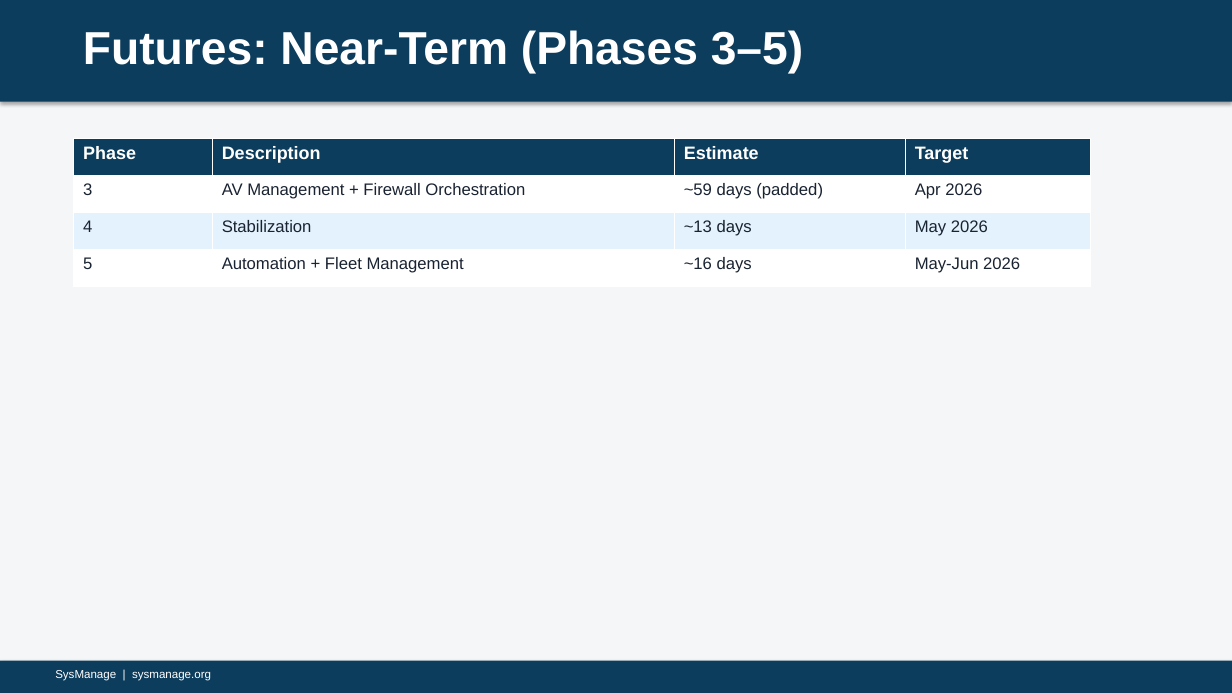
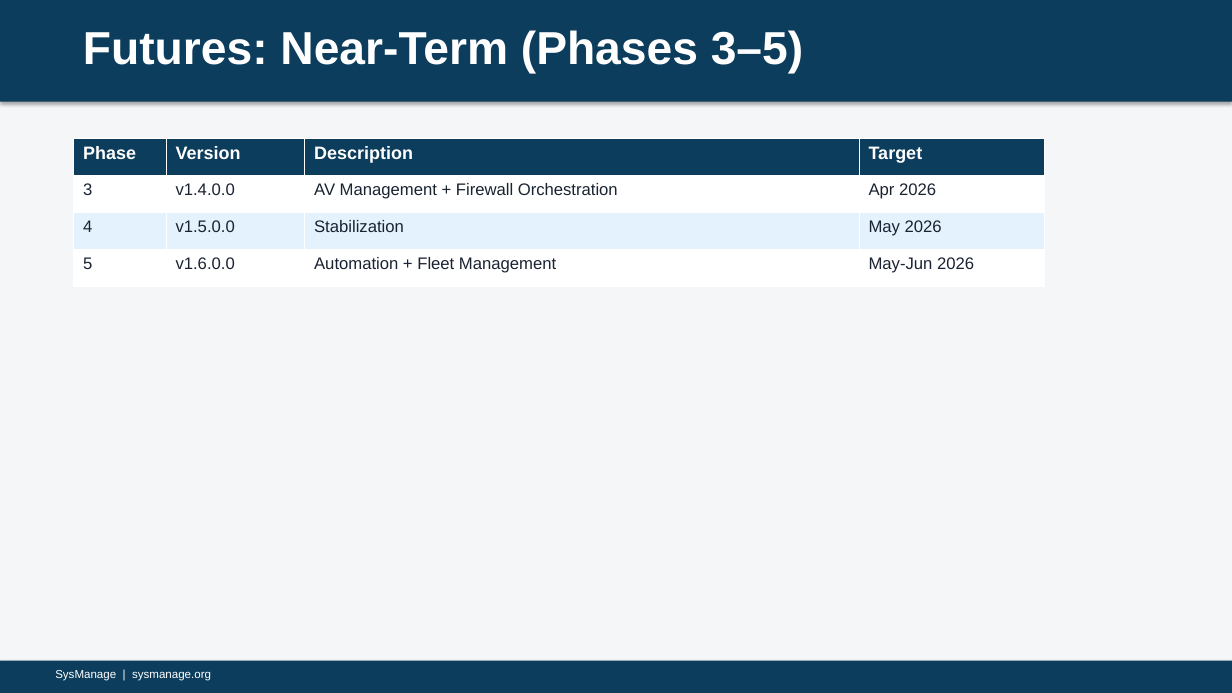
Before and after one commit to bceverly/sysmanage-docs, a slide deck: slide 26 of Presentations/SysManage.pptx. Drawn at 1232x693 pixels with LibreOffice and Linux fonts; fonts in the diff are those of the drawing. Boxes give left, top, right and bottom in pixels: in the first picture for what was removed or moved away, otherwise in the second. Text is boxed around its words. In the diff, an @@ line names an element or a change of style, - is before the commit and + after.

```diff
--- a/Presentations/SysManage.pptx
+++ b/Presentations/SysManage.pptx
@@ table at [74, 139, 1044, 287] @@
-row 1, column 2: Description
+row 1, column 2: Version
-row 1, column 3: Estimate
+row 1, column 3: Description
-row 2, column 2: AV Management + Firewall Orchestration
+row 2, column 2: v1.4.0.0
-row 2, column 3: ~59 days (padded)
+row 2, column 3: AV Management + Firewall Orchestration
-row 3, column 2: Stabilization
+row 3, column 2: v1.5.0.0
-row 3, column 3: ~13 days
+row 3, column 3: Stabilization
-row 4, column 2: Automation + Fleet Management
+row 4, column 2: v1.6.0.0
-row 4, column 3: ~16 days
+row 4, column 3: Automation + Fleet Management
@@ table: place and size @@
-table at [74, 139, 1091, 287]
+table at [74, 139, 1044, 287]
```
Also in this commit, not shown: 9 other slides changed, 1 other file.
